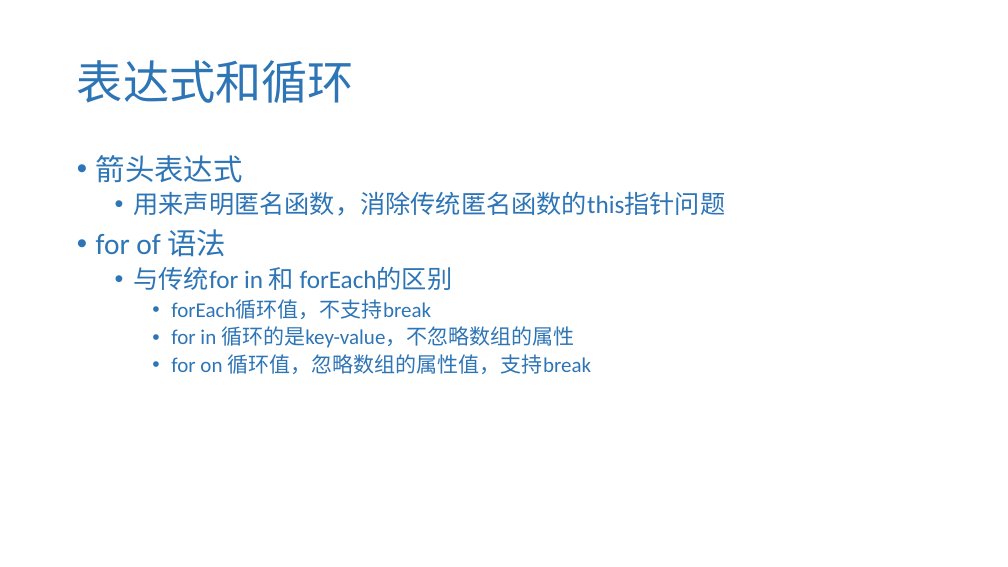
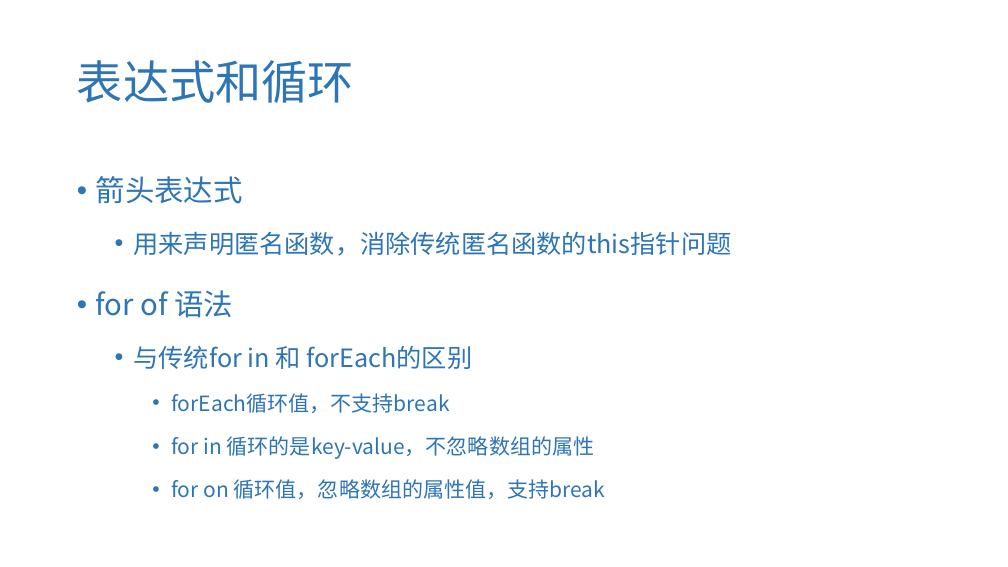
Before and after one commit to iuin/angular-example, a slide deck: slide 9 of TypeScript.pptx. Drawn at 1008x567 pixels with LibreOffice and Linux fonts; fonts in the diff are those of the drawing. Boxes give left, top, right and bottom in pixels: in the first picture for what was removed or moved away, otherwise in the second. Text is boxed around its words. In the diff, an @@ line names an element or a change of style, - is before the commit and + after.

```diff
--- a/TypeScript.pptx
+++ b/TypeScript.pptx
@@ text "箭头表达式" at box(96, 176, 732, 499): font Calibri to Noto Sans CJK SC; line spacing 0.9 to 1.5 @@
```
Also in this commit, not shown: 9 other slides changed.
